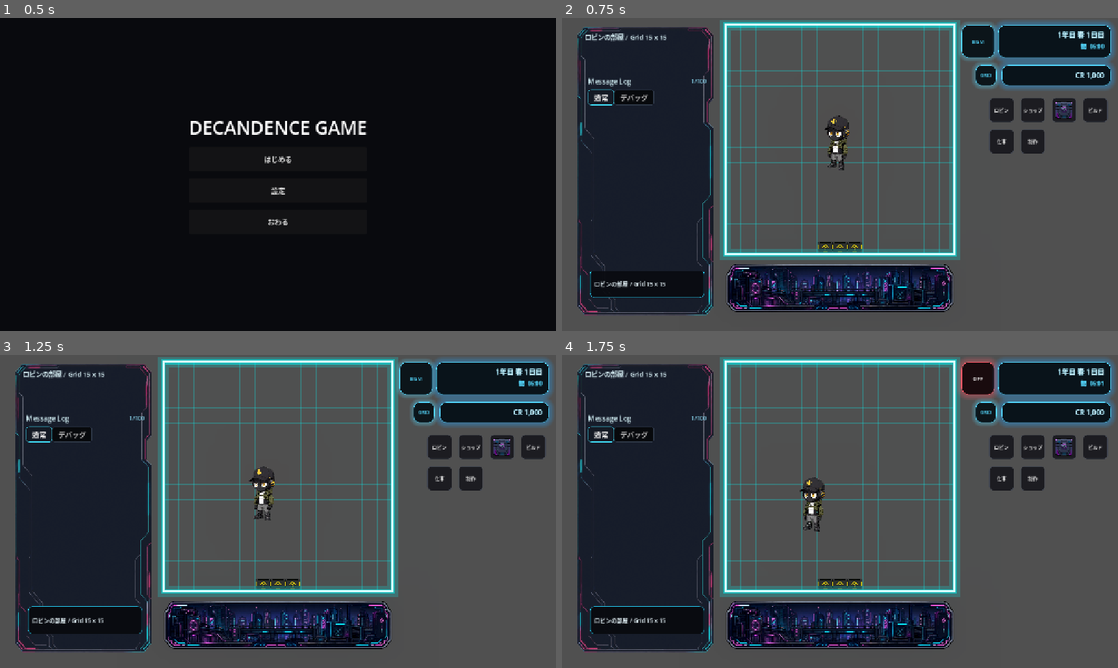
Above: before the commit, frames 1-4 (two rows, left to right).
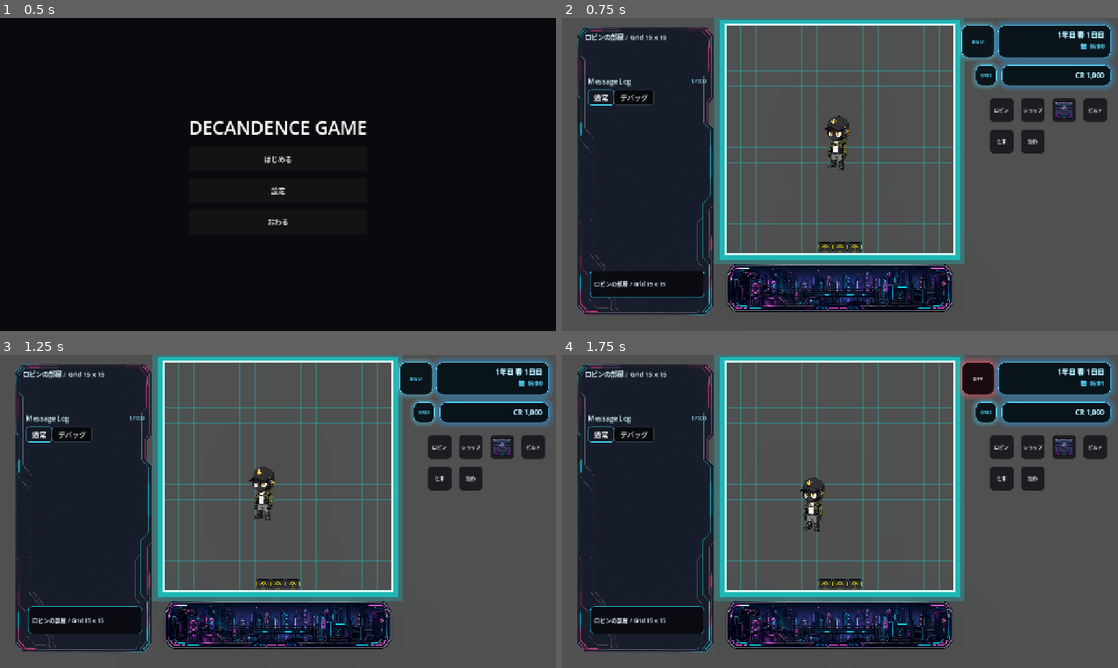
Above: after the commit, the same moments.

Repository: grimoire1089-coder/optimistic
Game: Godot game, scene res://Scenes/Boot/TitleScene.tscn
The game is run twice, just before and just after one commit, with the same random seed, the same clock (stepped at 60 frames per second) and the same inputs. Sound files missing from this copy of the repository are replaced by a short silence.
Inputs:
- Up to frame 1 (0.5 s): no input
- Up to frame 2 (0.75 s): click "はじめる" at 0.5 s
- Up to frame 3 (1.25 s): no input
- Up to frame 4 (1.75 s): click "BGM" at 1.25 s

Frame 1 is identical in both runs. In frame 2, 6.1% of the frame differs, in the area x 27-73%, y 0-79%; in frame 3, 6.1%; in frame 4, 6.1%.

Commit message:
Keep Robin movement frame glow outside map

Diff:
--- a/Scripts/Characters/Robin/Modules/RobinMovementAreaFrame.gd
+++ b/Scripts/Characters/Robin/Modules/RobinMovementAreaFrame.gd
@@ -40,9 +40,16 @@
 	var middle_color := Color(0.0, 2.2, 2.2, 0.48)
 	var core_color := Color(0.85, 4.0, 4.0, 1.0)
 
-	draw_rect(local_area, outer_color, false, outer_glow_width)
-	draw_rect(local_area, middle_color, false, middle_glow_width)
+	_draw_outside_rect_stroke(local_area, outer_color, outer_glow_width)
+	_draw_outside_rect_stroke(local_area, middle_color, middle_glow_width)
 	draw_rect(local_area, core_color, false, core_line_width)
+
+
+func _draw_outside_rect_stroke(base_rect: Rect2, color: Color, width: float) -> void:
+	var safe_width := maxf(width, 0.0)
+	if safe_width <= 0.0:
+		return
+	draw_rect(base_rect.grow(safe_width * 0.5), color, false, safe_width)
 
 
 func _sync_to_viewport() -> void:
